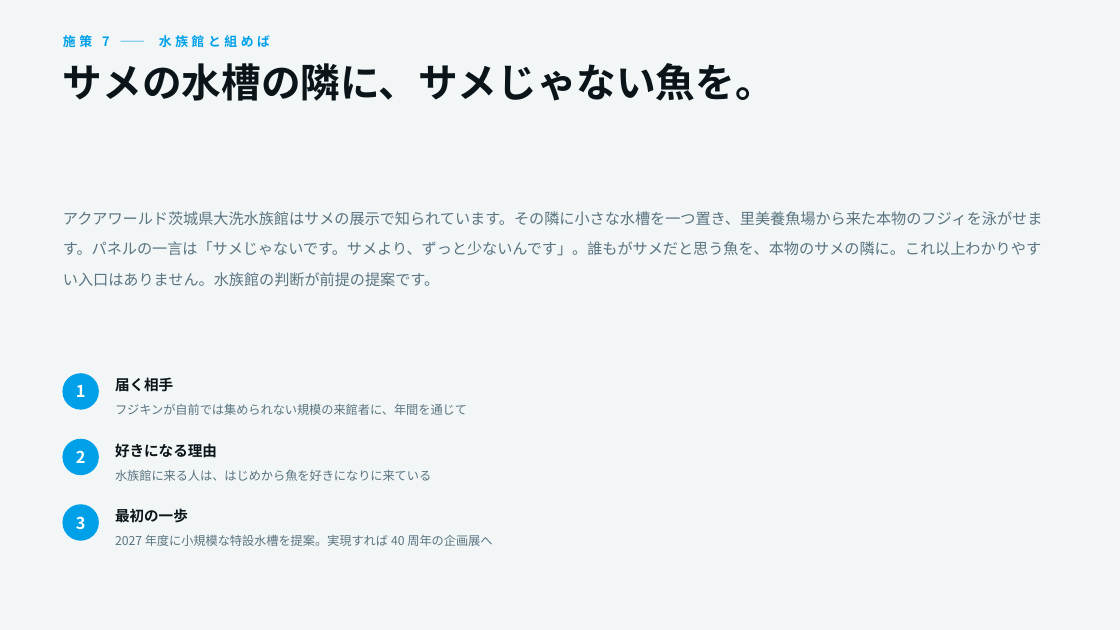
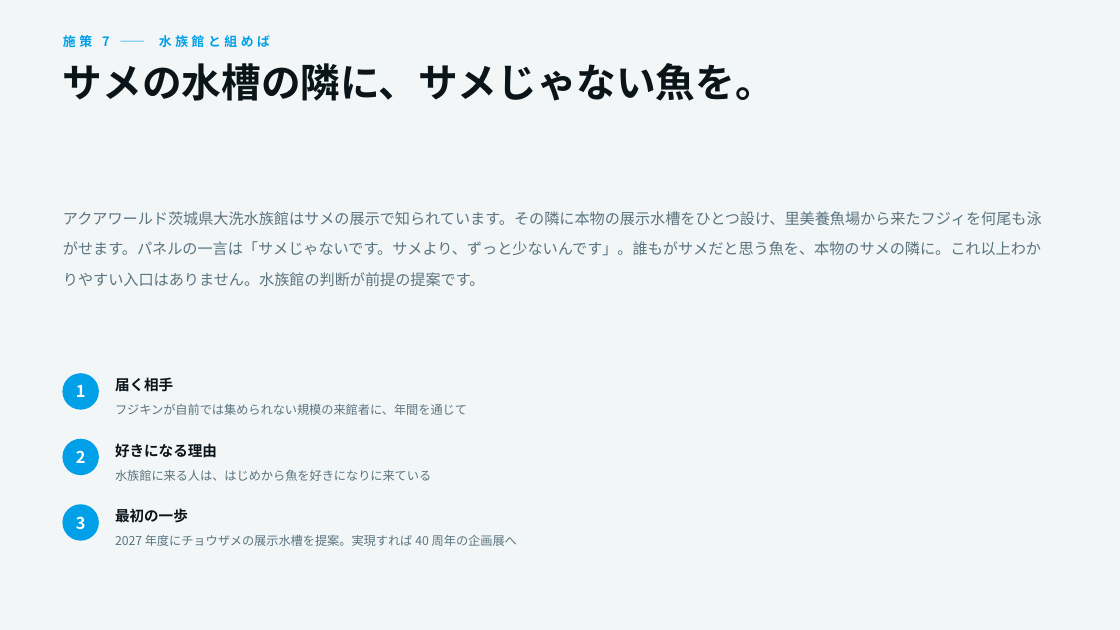
Before and after one commit to Don-BP/fuji_famous, a slide deck: slide 17 of Fujie_Creative/05_submission/フジィは実在する_企画書.pptx. Drawn at 1120x630 pixels with LibreOffice and Linux fonts; fonts in the diff are those of the drawing. Boxes give left, top, right and bottom in pixels: in the first picture for what was removed or moved away, otherwise in the second. Text is boxed around its words. In the diff, an @@ line names an element or a change of style, - is before the commit and + after.

```diff
--- a/Fujie_Creative/05_submission/フジィは実在する_企画書.pptx
+++ b/Fujie_Creative/05_submission/フジィは実在する_企画書.pptx
@@ text at [63,211,1042,286]: text changed @@
-アクアワールド茨城県大洗水族館はサメの展示で知られています。その隣に小さな水槽を一つ置き、里美養魚場から来た本物のフジィを泳がせます。パネルの一言は「サメじゃないです。サメより、ずっと少ないんです」。誰もがサメだと思う魚を、本物のサメの隣に。これ以上わかりやすい入口はありません。水族館の判断が前提の提案です。
+アクアワールド茨城県大洗水族館はサメの展示で知られています。その隣に本物の展示水槽をひとつ設け、里美養魚場から来たフジィを何尾も泳がせます。パネルの一言は「サメじゃないです。サメより、ずっと少ないんです」。誰もがサメだと思う魚を、本物のサメの隣に。これ以上わかりやすい入口はありません。水族館の判断が前提の提案です。
@@ text at [115,535,517,546]: text changed @@
-2027 年度に小規模な特設水槽を提案。実現すれば 40 周年の企画展へ
+2027 年度にチョウザメの展示水槽を提案。実現すれば 40 周年の企画展へ
```
Also in this commit, not shown: 11 other files.
